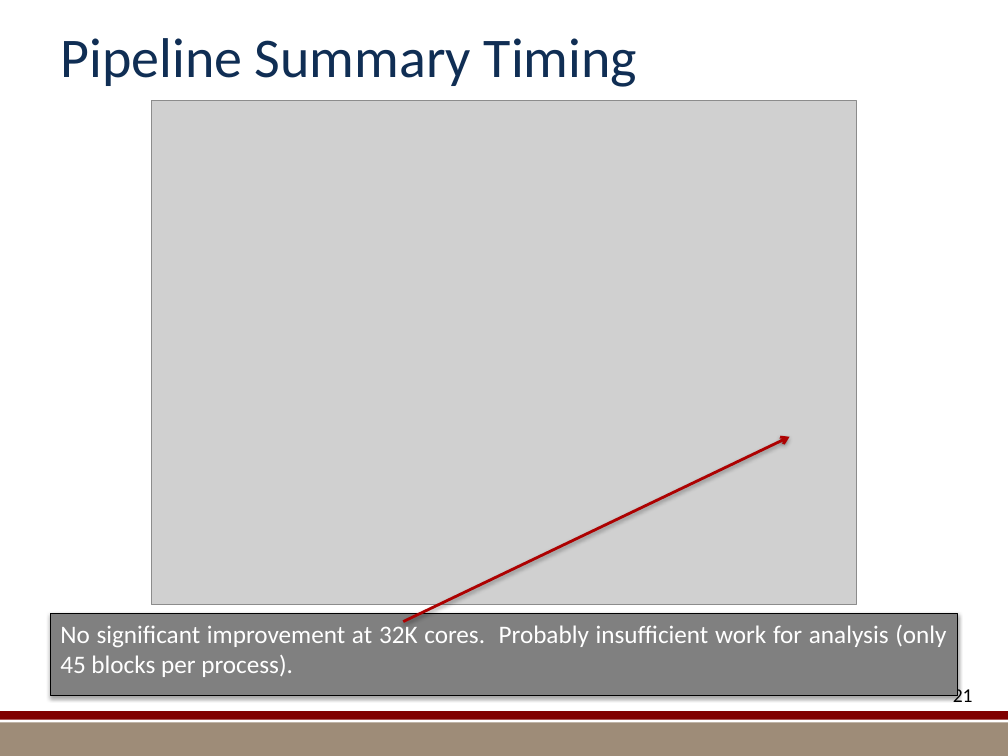
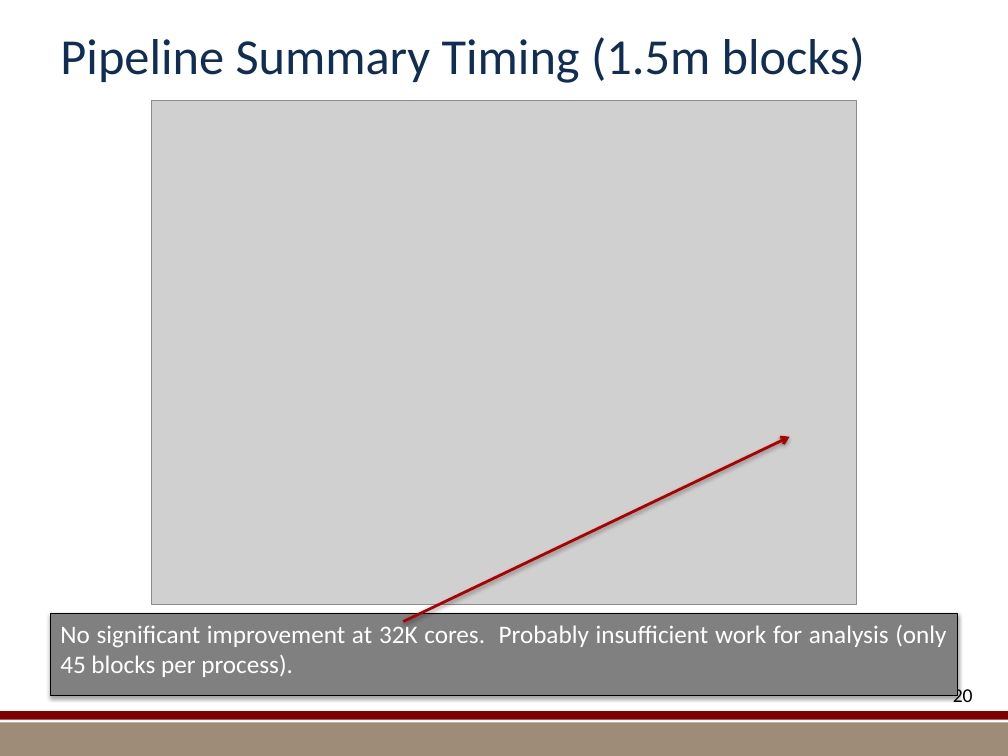
Before and after one commit to kmorel-papers/MilestoneFY13, a slide deck: slide 20 of Summary/SummarySlides.pptx (slide 21 before the commit). Drawn at 1008x756 pixels with LibreOffice and Linux fonts; fonts in the diff are those of the drawing; grey boxes stand for pictures; background and template pictures are left out. Boxes give left, top, right and bottom in pixels: in the first picture for what was removed or moved away, otherwise in the second. Text is boxed around its words. In the diff, an @@ line names an element or a change of style, - is before the commit and + after.

Commit message:
Modified summary slides.  Minor changes to plots.

```diff
--- a/Summary/SummarySlides.pptx
+++ b/Summary/SummarySlides.pptx
@@ title at [60, 37, 865, 83]: text changed; size 40 to 36 pt @@
-Pipeline Summary Timing
+Pipeline Summary Timing (1.5m blocks)
@@ page number at [953, 686, 973, 702]: text changed @@
-21
+20
```
Also in this commit, not shown: 11 other slides changed, 4 slides added, 3 slides removed, 19 other files.
